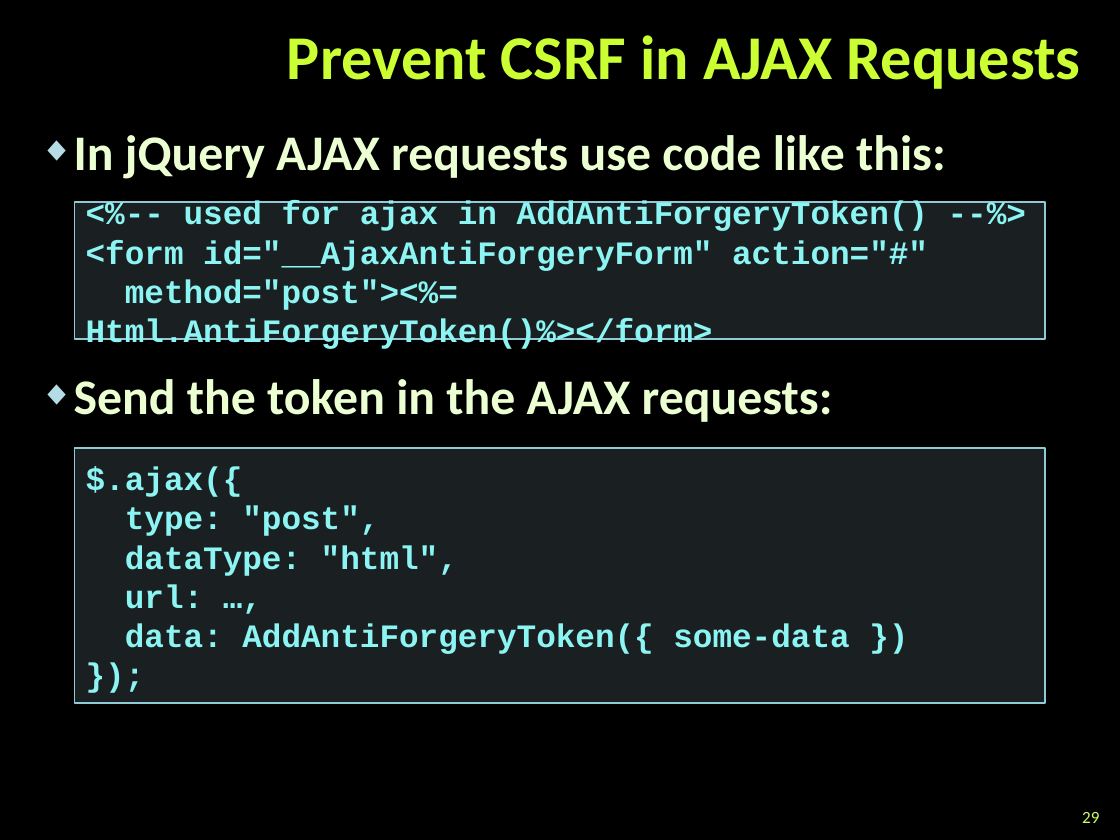
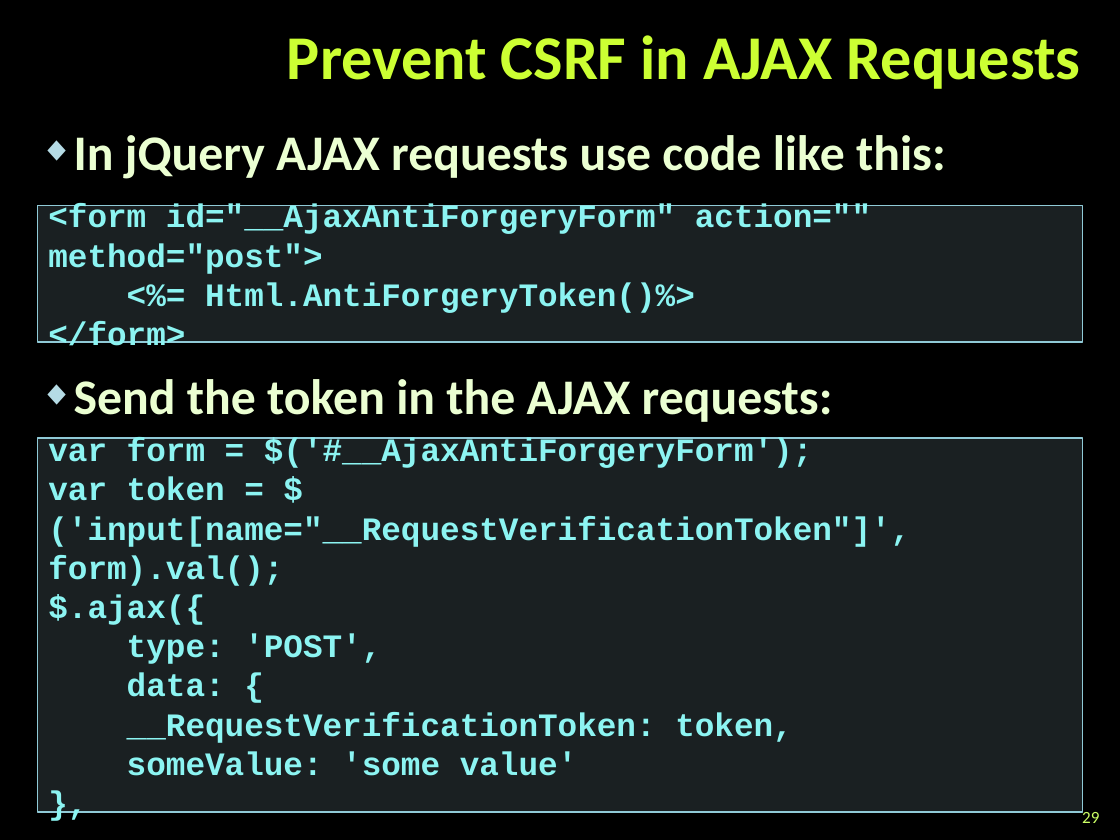
Before and after one commit to TelerikAcademy/ASP.NET-MVC, a slide deck: slide 29 of 05. ASP.NET-Web-Security/ASP.NET Web Security.pptx. Drawn at 1120x840 pixels with LibreOffice and Linux fonts; fonts in the diff are those of the drawing; background and template pictures are left out. Boxes give left, top, right and bottom in pixels: in the first picture for what was removed or moved away, otherwise in the second. Text is boxed around its words. In the diff, an @@ line names an element or a change of style, - is before the commit and + after.

```diff
--- a/05. ASP.NET-Web-Security/ASP.NET Web Security.pptx
+++ b/05. ASP.NET-Web-Security/ASP.NET Web Security.pptx
@@ rectangle "<form id="__AjaxAntiForgeryForm" action="" method="post">": place and size @@
-rectangle "<form id="__AjaxAntiForgeryForm" action="" method="post">" at [75,203,1046,339]
+rectangle "<form id="__AjaxAntiForgeryForm" action="" method="post">" at [37,205,1082,342]
@@ text in rectangle at [48,204,871,346]: text changed @@
-<%-- used for ajax in AddAntiForgeryToken() --%>
-<form id="__AjaxAntiForgeryForm" action="#"
-method="post"><%= Html.AntiForgeryToken()%></form>
+<form id="__AjaxAntiForgeryForm" action="" method="post">
+<%= Html.AntiForgeryToken()%>
+</form>
@@ rectangle "var form = $('#__AjaxAntiForgeryForm');": place and size @@
-rectangle "var form = $('#__AjaxAntiForgeryForm');" at [75,448,1046,703]
+rectangle "var form = $('#__AjaxAntiForgeryForm');" at [37,438,1082,812]
@@ text in rectangle at [48,437,910,586]: paragraphs added @@
+var form = $('#__AjaxAntiForgeryForm');
+var token = $('input[name="__RequestVerificationToken"]', form).val();
@@ text in rectangle at [127,633,793,776]: text changed @@
-type: "post",
-dataType: "html",
-url: …,
-data: AddAntiForgeryToken({ some-data })
-});
+type: 'POST',
+data: {
+__RequestVerificationToken: token,
+someValue: 'some value'
+},
```
Also in this commit, not shown: 4 other slides changed, 1 slide added, 3 other files.
